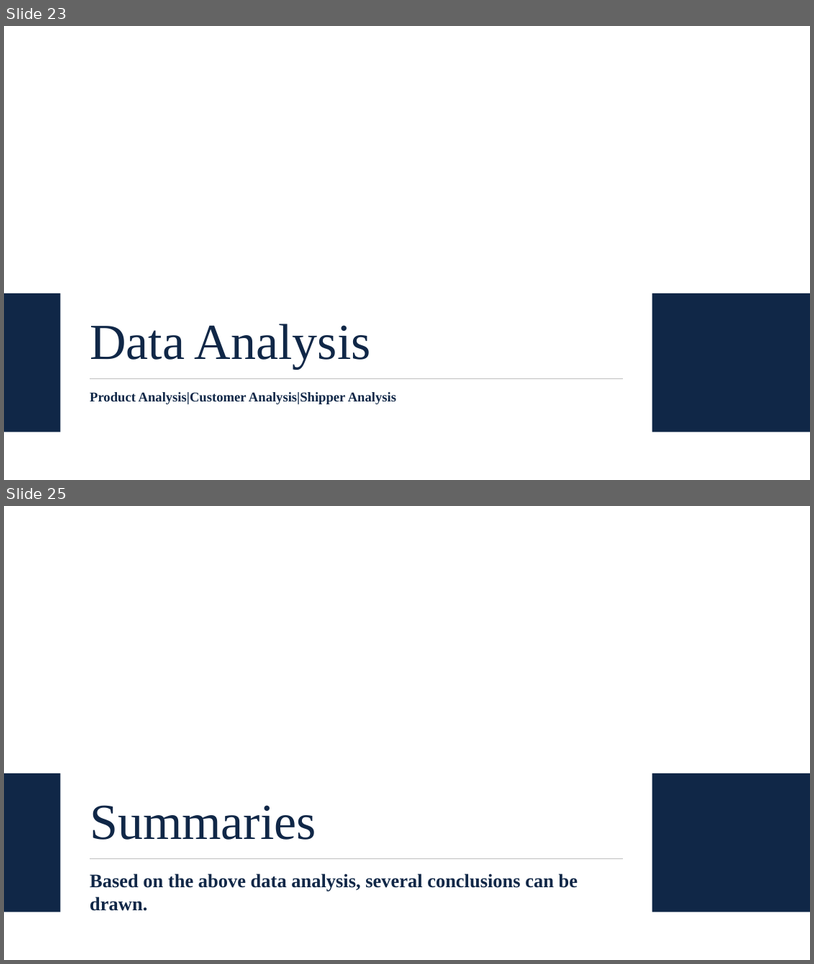
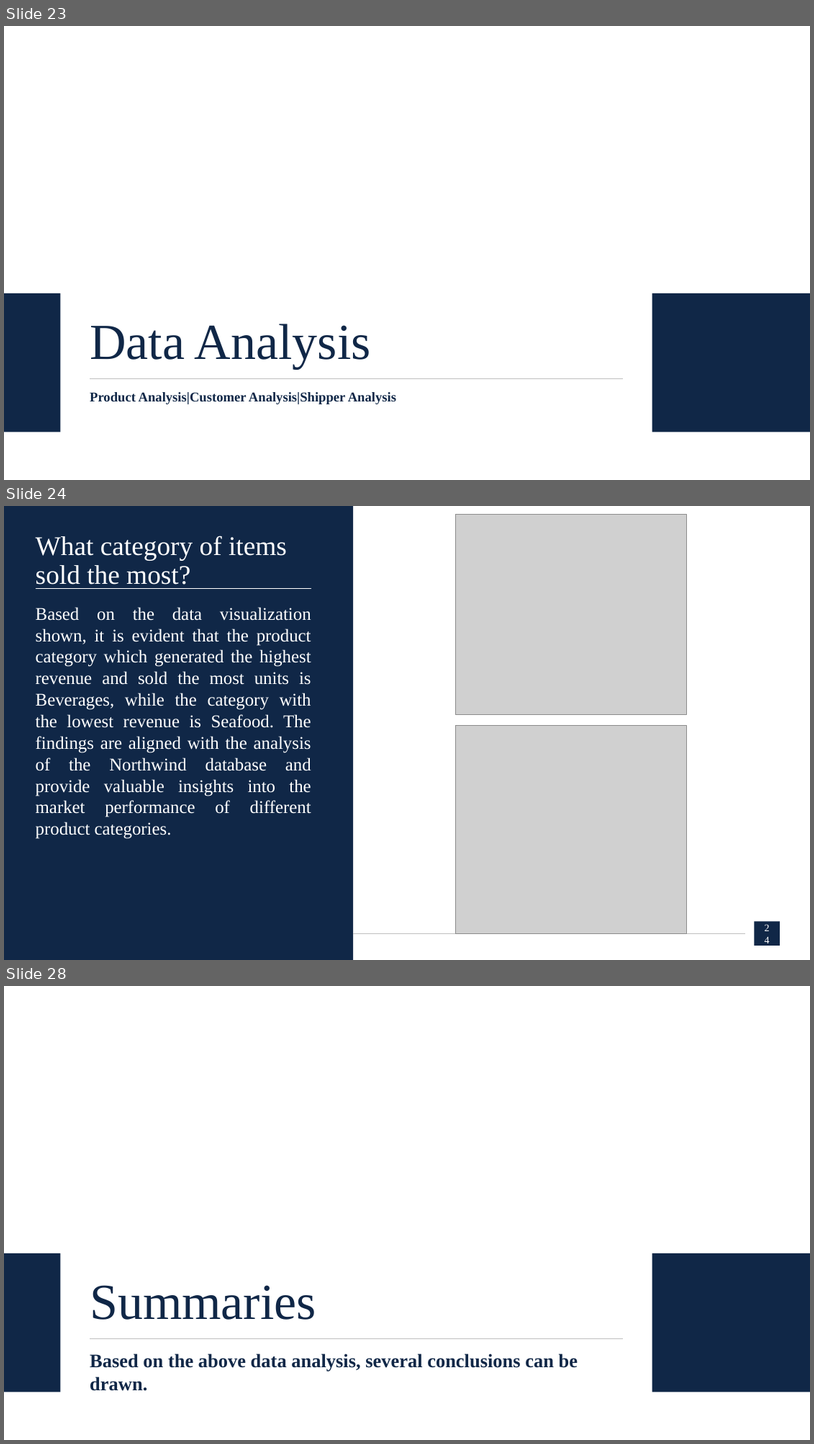
Before and after one commit to adrn-mm/DSLS_Mini-Project-DE_Adrian-Maulana-Muhammad, a slide deck: case-study/Report of Case Study_Adrian Maulana Muhammad.pptx. Shown one above the other, each under a label of ours: slides 23 and 25 before the commit, slides 23, 24 and 28 after it; the slides between them are not shown. The pictures are 814x964 and 814x1444 pixels, drawn with LibreOffice and Linux fonts; fonts in the diff are those of the drawing; grey boxes stand for pictures. Boxes give left, top, right and bottom in pixels: in the first picture for what was removed or moved away, otherwise in the second. Text is boxed around its words. In the diff, an @@ line names an element or a change of style, - is before the commit and + after.

Commit message:
update ppt & data viz

```diff
--- a/case-study/Report of Case Study_Adrian Maulana Muhammad.pptx
+++ b/case-study/Report of Case Study_Adrian Maulana Muhammad.pptx
@@ slide 24 added at box(4, 506, 810, 960), background #FFFFFF @@
@@ rectangle added at box(4, 506, 353, 959), fill #102747 @@
@@ picture added at box(455, 515, 687, 715) @@
@@ title added at box(36, 536, 287, 589), 24 pt, text #FFFFFF @@
+What category of items sold the most?
@@ line added from (36, 588) to (311, 588), #FFFFFF 0.5 pt @@
@@ text added at box(36, 607, 311, 839), 16 pt, text #FFFFFF @@
+Based on the data visualization shown, it is evident that the product category which generated the highest revenue and sold the most units is Beverages, while the category with the lowest revenue is Seafood. The findings are aligned with the analysis of the Northwind database and provide valuable insights into the market performance of different product categories.
@@ picture added at box(455, 726, 687, 934) @@
@@ line added from (353, 934) to (746, 934), #BFBFBF 0.5 pt @@
@@ page number added at box(755, 921, 781, 945), fill #102747, 9 pt, text #FFFFFF @@
+24
@@ what was slide 25 is now slide 28 @@
```
Also in this commit, not shown: 1 slide changed, 3 other slides added, 1 slide removed, 1 other file.
